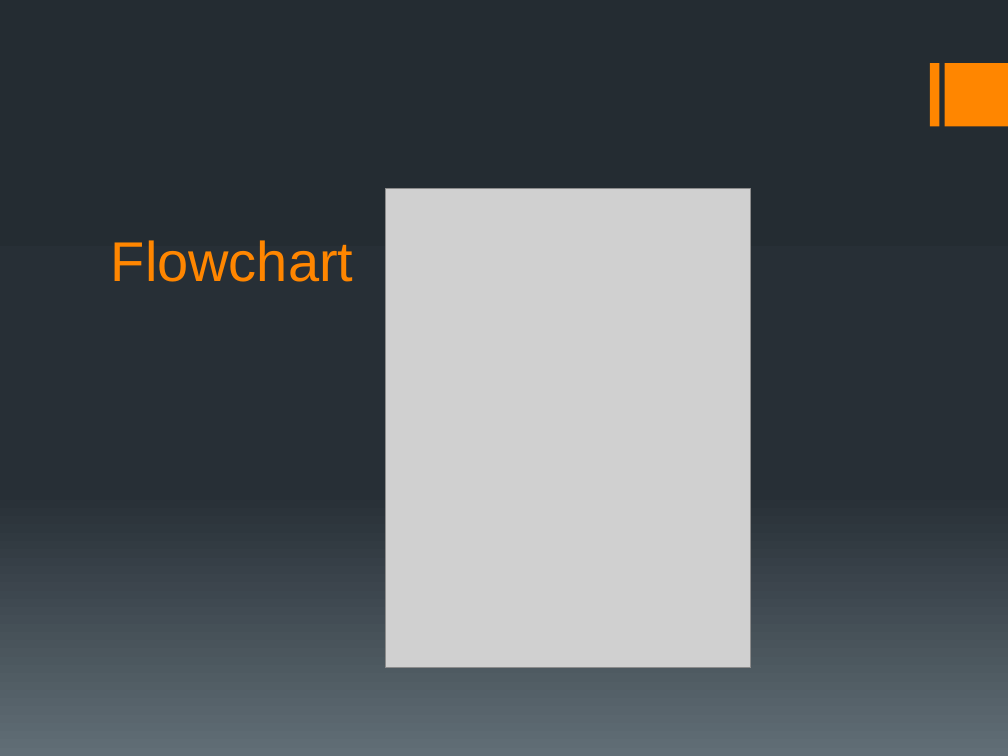
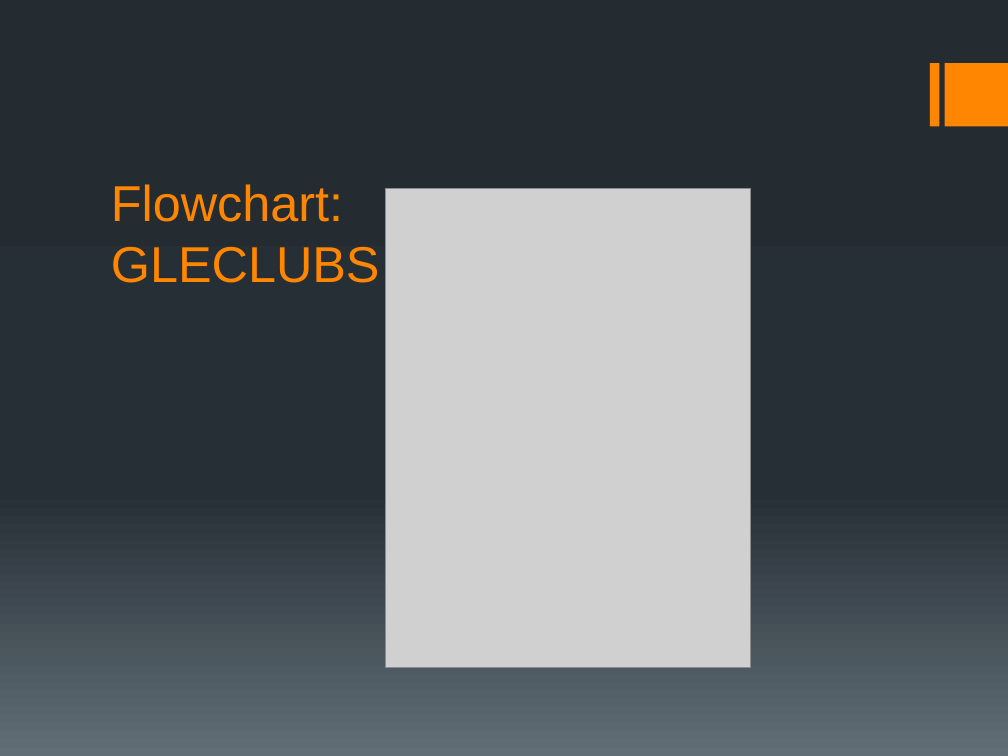
Before and after one commit to ship561/final-project, a slide deck: slide 4 of bioinformatics presentation.pptx (slide 3 before the commit). Drawn at 1008x756 pixels with LibreOffice and Linux fonts; fonts in the diff are those of the drawing; grey boxes stand for pictures. Boxes give left, top, right and bottom in pixels: in the first picture for what was removed or moved away, otherwise in the second. Text is boxed around its words. In the diff, an @@ line names an element or a change of style, - is before the commit and + after.

```diff
--- a/bioinformatics presentation.pptx
+++ b/bioinformatics presentation.pptx
@@ title at <box>111,184,380,283</box>: text changed; size 40 to 36 pt @@
-Flowchart
+Flowchart:
+GLECLUBS
```
Also in this commit, not shown: 5 other slides changed, 6 slides added, 2 slides removed.
